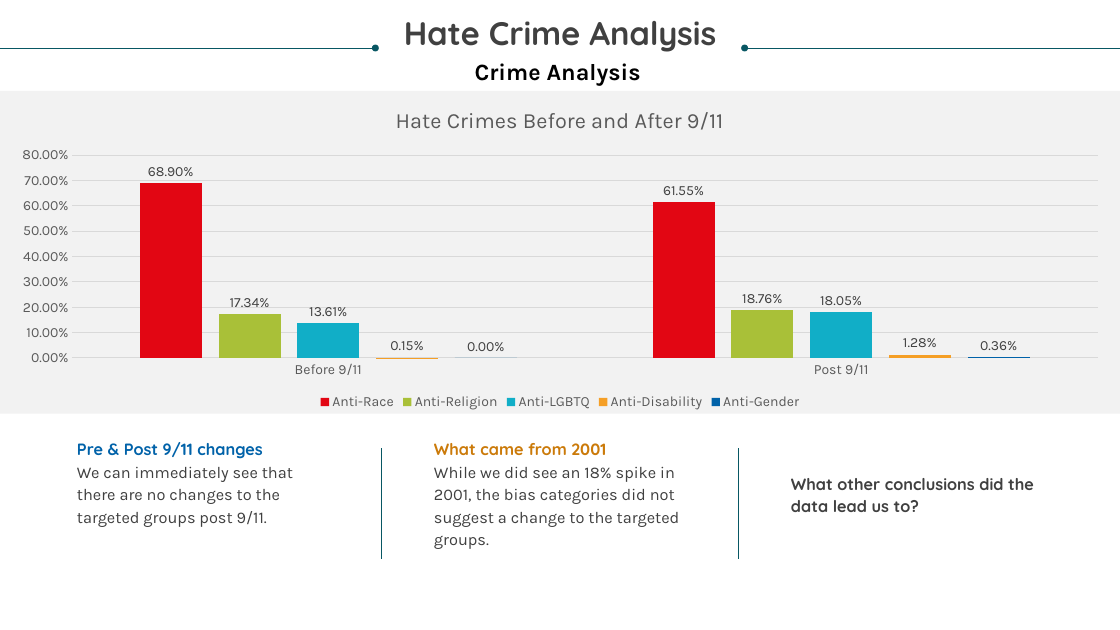
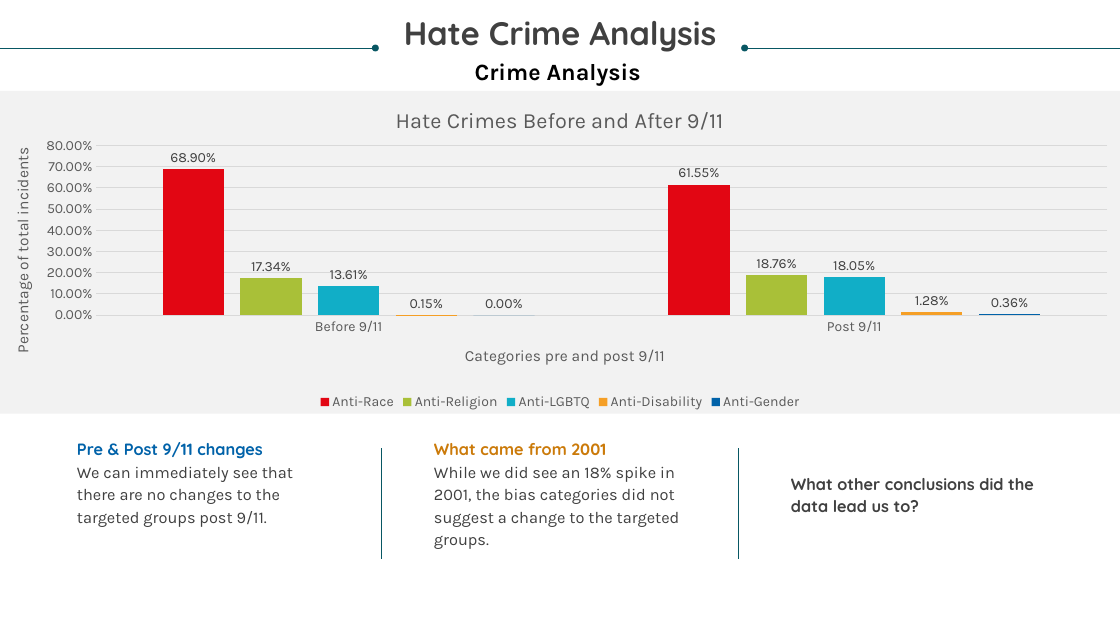
Before and after one commit to corporatemanny/FBI-Hate-Crime-Analysis, a slide deck: slide 8 of Hate Crime Analysis.pptx. Drawn at 1120x630 pixels with LibreOffice and Linux fonts; fonts in the diff are those of the drawing. Boxes give left, top, right and bottom in pixels: in the first picture for what was removed or moved away, otherwise in the second. Text is boxed around its words. In the diff, an @@ line names an element or a change of style, - is before the commit and + after.

```diff
--- a/Hate Crime Analysis.pptx
+++ b/Hate Crime Analysis.pptx
@@ column chart at (0,91,1120,413) @@
@@ category axis title "" to "Categories pre and post 9/11 " @@
@@ value axis title "" to "Percentage of total incidents " @@
@@ plot area changed @@
```
Also in this commit, not shown: 5 other slides changed.
